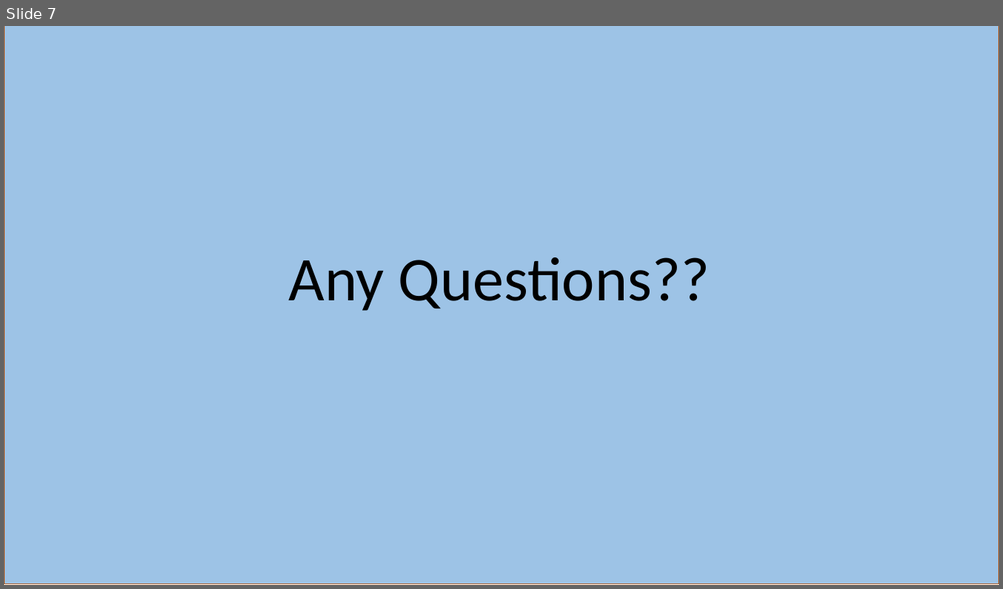
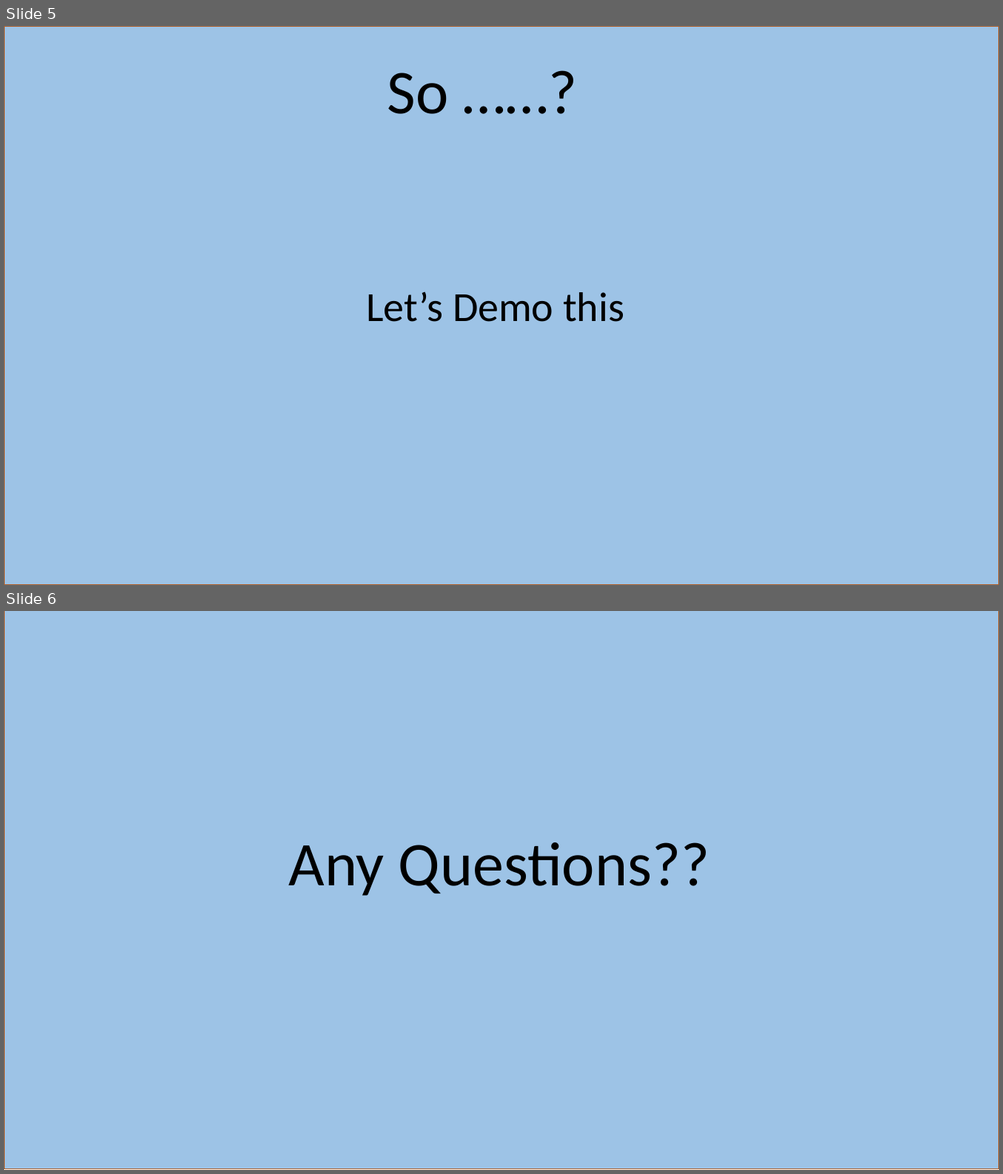
Before and after one commit to kilasuit/Presentations, a slide deck: DevOpsMCR/DevOps for a Microsoft guy - is it really possible.pptx. Shown one above the other, each under a label of ours: slide 7 before the commit, slides 5 and 6 after it. The pictures are 1003x589 and 1003x1174 pixels, drawn with LibreOffice and Linux fonts; fonts in the diff are those of the drawing. Boxes give left, top, right and bottom in pixels: in the first picture for what was removed or moved away, otherwise in the second. Text is boxed around its words. In the diff, an @@ line names an element or a change of style, - is before the commit and + after.

```diff
--- a/DevOpsMCR/DevOps for a Microsoft guy - is it really possible.pptx
+++ b/DevOpsMCR/DevOps for a Microsoft guy - is it really possible.pptx
@@ slide 5 added at box(4, 26, 999, 585), background #FFFFFF @@
@@ rectangle added at box(4, 26, 999, 585), fill #9DC3E6, outline #AF5C24 1 pt @@
@@ title added at box(387, 73, 449, 114), 60 pt, text #000000 @@
+So ……?
@@ text added at box(366, 292, 624, 322), 40 pt, text #000000 @@
+Let’s Demo this
@@ what was slide 7 is now slide 6 @@
```
Also in this commit, not shown: 2 slides changed, 3 other slides added, 4 slides removed.
